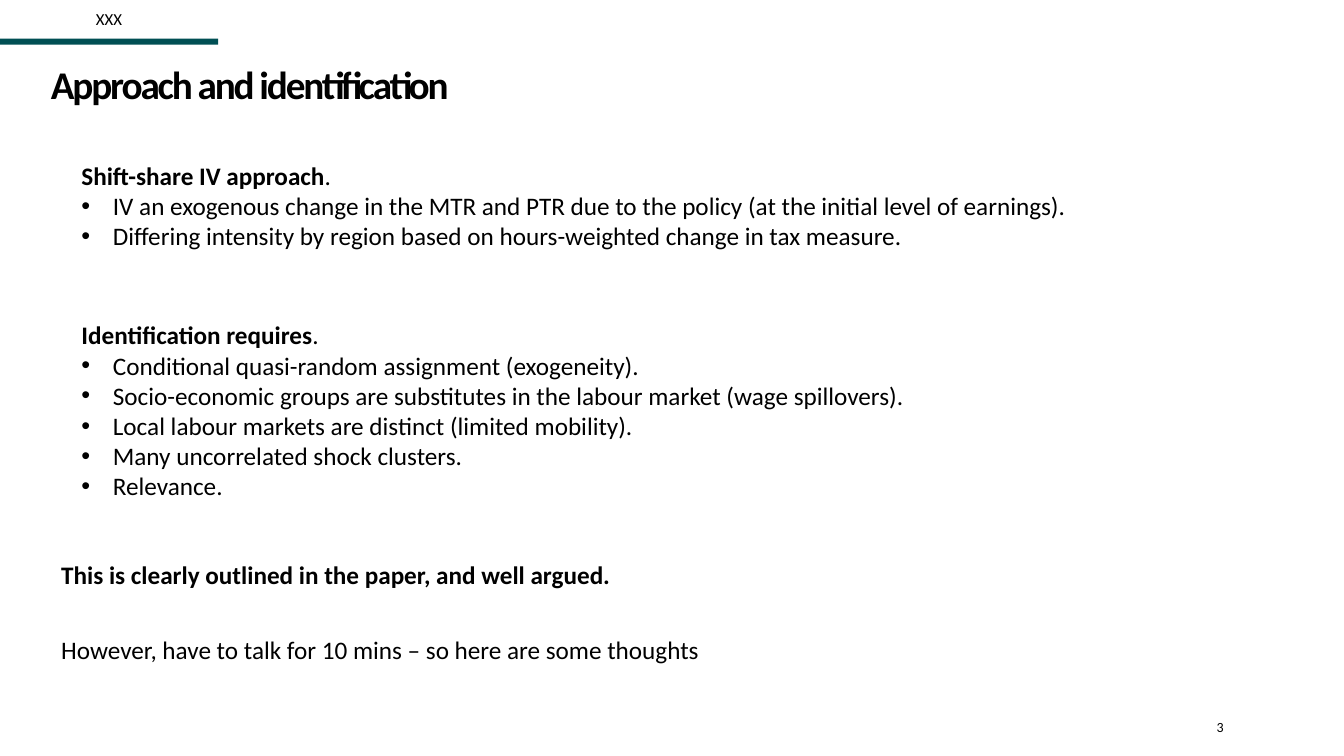
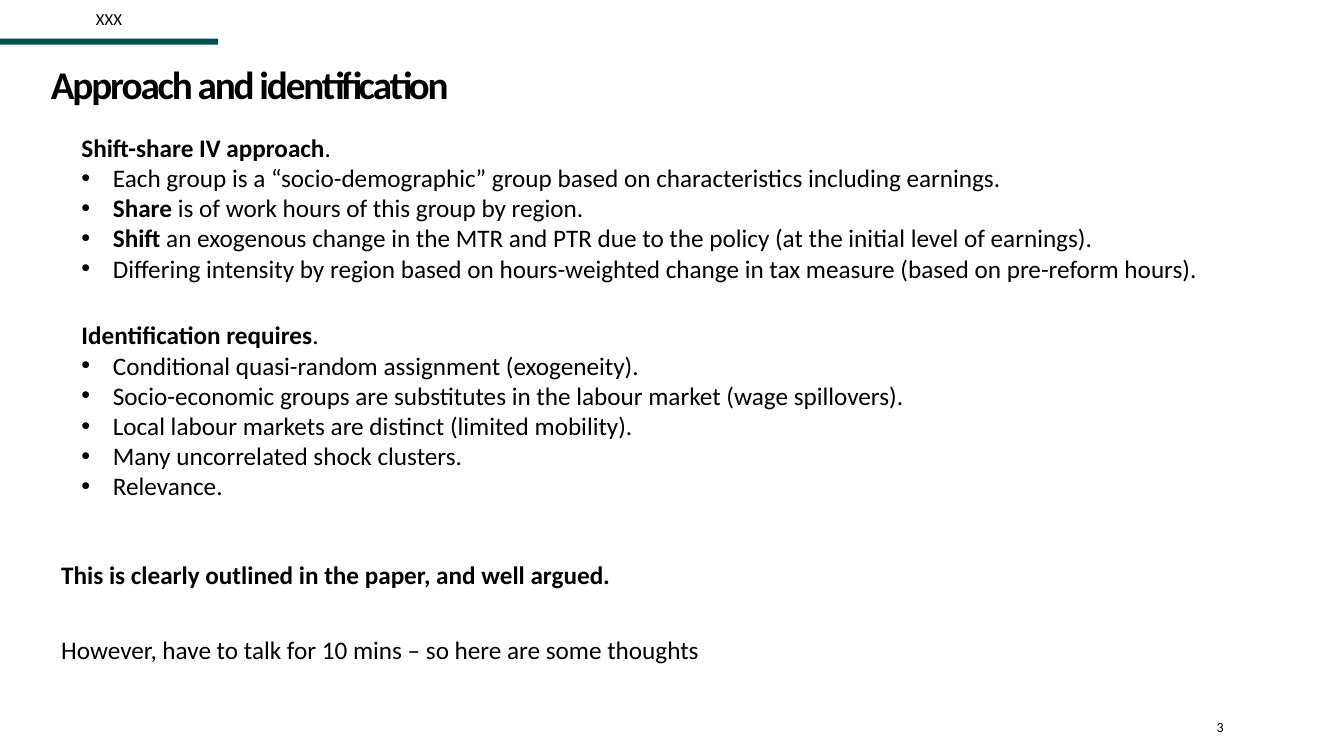
Before and after one commit to Zjub/TVHENZ, a slide deck: slide 3 of e61 Projects/Presentations/Discusant Wage Subsides TTPI Aug 2025.pptx. Drawn at 1344x756 pixels with LibreOffice and Linux fonts; fonts in the diff are those of the drawing; background and template pictures are left out. Boxes give left, top, right and bottom in pixels: in the first picture for what was removed or moved away, otherwise in the second. Text is boxed around its words. In the diff, an @@ line names an element or a change of style, - is before the commit and + after.

```diff
--- a/e61 Projects/Presentations/Discusant Wage Subsides TTPI Aug 2025.pptx
+++ b/e61 Projects/Presentations/Discusant Wage Subsides TTPI Aug 2025.pptx
@@ text "Shift-share IV approach.": place and size @@
-text "Shift-share IV approach." at box(81, 167, 1065, 250)
+text "Shift-share IV approach." at box(81, 139, 1196, 283)
@@ text at box(113, 169, 1196, 283): text changed @@
-• IV an exogenous change in the MTR and PTR due to the policy (at the initial level of earnings).
-• Differing intensity by region based on hours-weighted change in tax measure.
+• Each group is a “socio-demographic” group based on characteristics including earnings.
+• Share is of work hours of this group by region.
+• Shift an exogenous change in the MTR and PTR due to the policy (at the initial level of earnings).
+• Differing intensity by region based on hours-weighted change in tax measure (based on pre-reform hours).
```
Also in this commit, not shown: 7 other slides changed, 4 other files.
